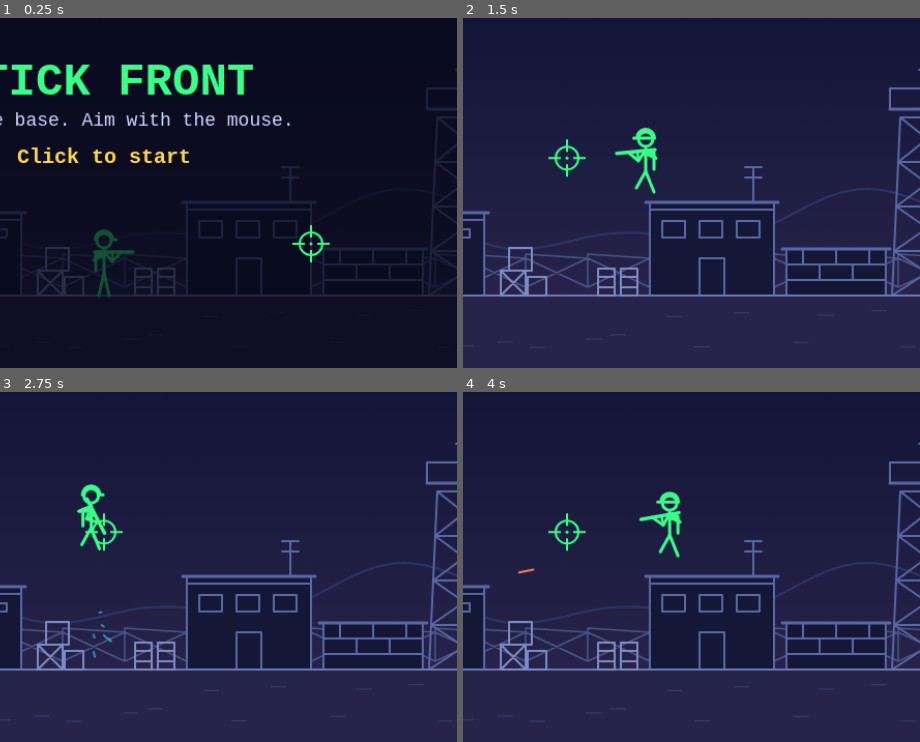
Above: before the commit, frames 1-4 (two rows, left to right).
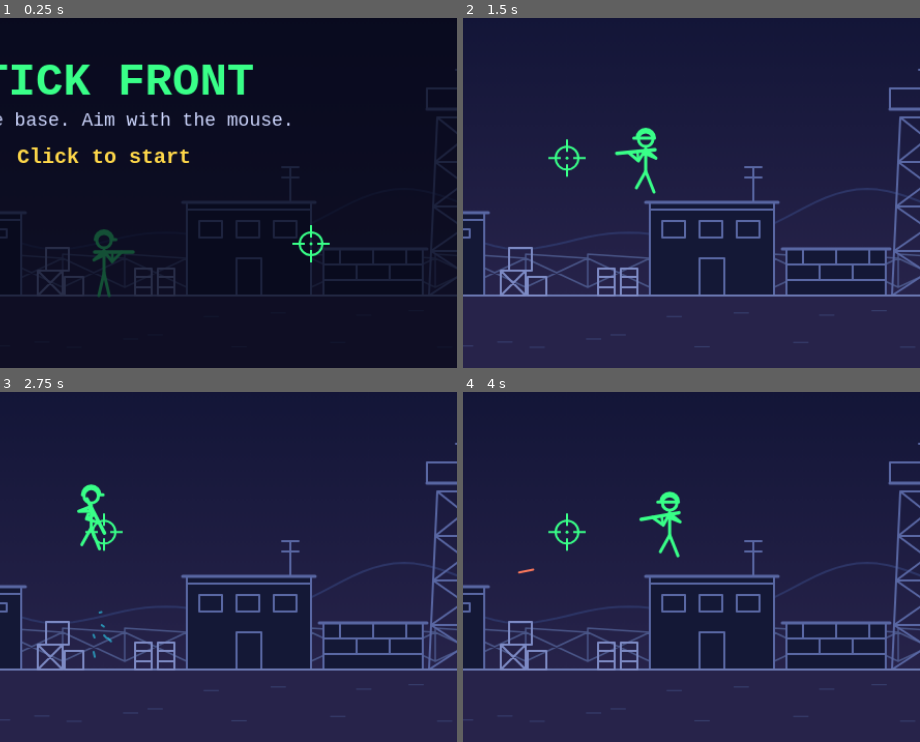
Above: after the commit, the same moments.

Repository: omegacoo/arcade
Game: browser game, page games/stick-front/index.html
The game is run twice, just before and just after one commit, with the same random seed, the same clock (stepped at 60 frames per second) and the same inputs.
Inputs:
- Up to frame 1 (0.25 s): no input
- Up to frame 2 (1.5 s): click "Click to start" at 0.27 s; hold Right from 1.03 s (still down); tap Space at 1.1 s
- Up to frame 3 (2.75 s): release Right at 1.53 s; hold Down 1.58-1.85 s; tap Space at 1.6, 2.1, 2.6 s; hold Left 1.9-2.47 s; hold Up from 2.52 s (still down)
- Up to frame 4 (4 s): release Up at 2.82 s; hold Right 2.87-3.53 s; tap Space at 3.1, 3.6 s; hold Up 3.58-3.82 s; hold Left from 3.87 s (still down)
The pictures show only the part of the screen within x 40-90%, y 30-80%; the shares and areas given below are measured in that part.

The runs differ from the first frame. In frame 1, less than 0.1% of the frame differs, in the area x 20-22%, y 67-73%; in frame 2, less than 0.1%, in the area x 41-43%, y 38-44%; in frame 3, less than 0.1%; in frame 4, less than 0.1%.

Commit message:
Stick Front: remove backpack stroke that read as an extra arm
Co-Authored-By: Claude Sonnet 5.5 <noreply@anthropic.com>

Diff:
--- a/games/stick-front/game.js
+++ b/games/stick-front/game.js
@@ -564,14 +564,6 @@
     ctx.arc(x, hy - 1, 8.5, Math.PI, 0);
     ctx.lineTo(x + 8.5 * facing + (facing > 0 ? 3 : -3), hy - 1);
     ctx.stroke();
-    // belt / backpack mark
-    if (isPlayer) {
-      ctx.beginPath();
-      line(x - facing * 1, shY + 2, x - facing * 8, shY + 4);
-      line(x - facing * 8, shY + 4, x - facing * 8, hipY - 2);
-      ctx.stroke();
-    }
-
     // rifle + arms (held pointing along aim)
     var kick = f.recoil ? f.recoil * 3 : 0;
     var ox = x - Math.cos(aim) * kick, oy = shY + 2 - Math.sin(aim) * kick;
--- a/updated.txt
+++ b/updated.txt
@@ -1 +1 @@
-2026-11-02T17:55:39Z
+2026-11-02T17:58:01Z
